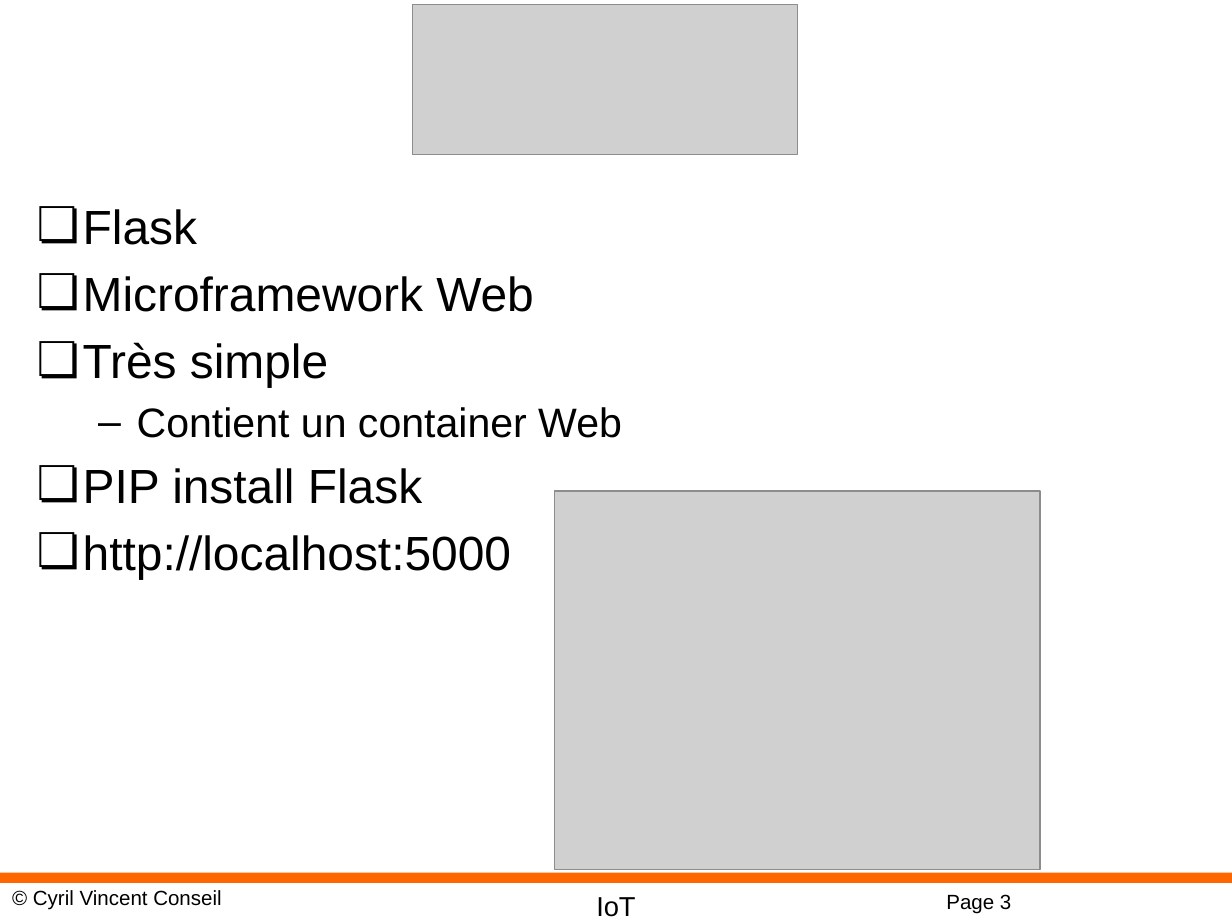
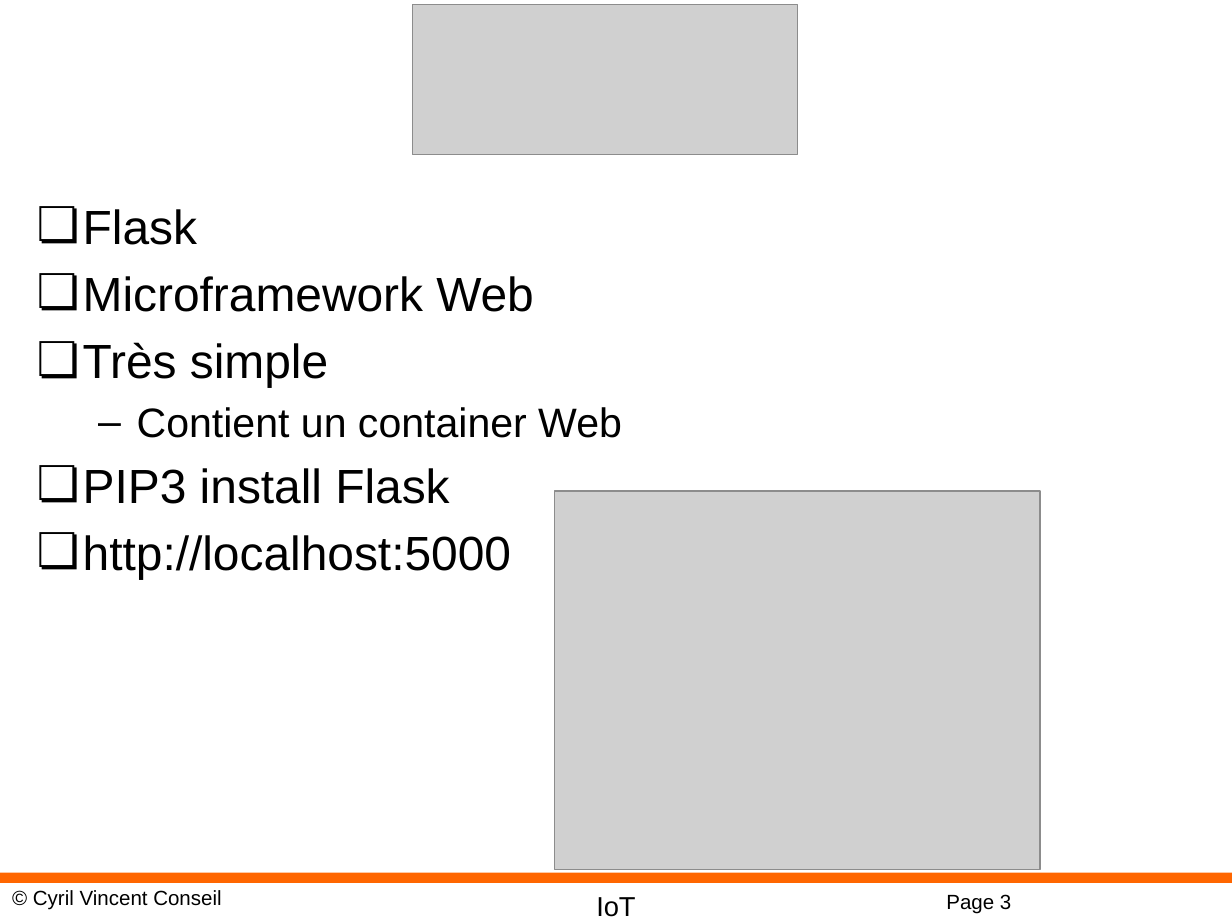
Before and after one commit to cyrilvincent/IoT, a slide deck: slide 3 of ppt/IoT10-HTTP.pptx. Drawn at 1232x924 pixels with LibreOffice and Linux fonts; fonts in the diff are those of the drawing; grey boxes stand for pictures; background and template pictures are left out. Boxes give left, top, right and bottom in pixels: in the first picture for what was removed or moved away, otherwise in the second. Text is boxed around its words. In the diff, an @@ line names an element or a change of style, - is before the commit and + after.

```diff
--- a/ppt/IoT10-HTTP.pptx
+++ b/ppt/IoT10-HTTP.pptx
@@ text at (x1=83, y1=468, x2=449, y2=504): text changed @@
-❏ PIP install Flask
+❏ PIP3 install Flask
```
Also in this commit, not shown: 5 other files.
